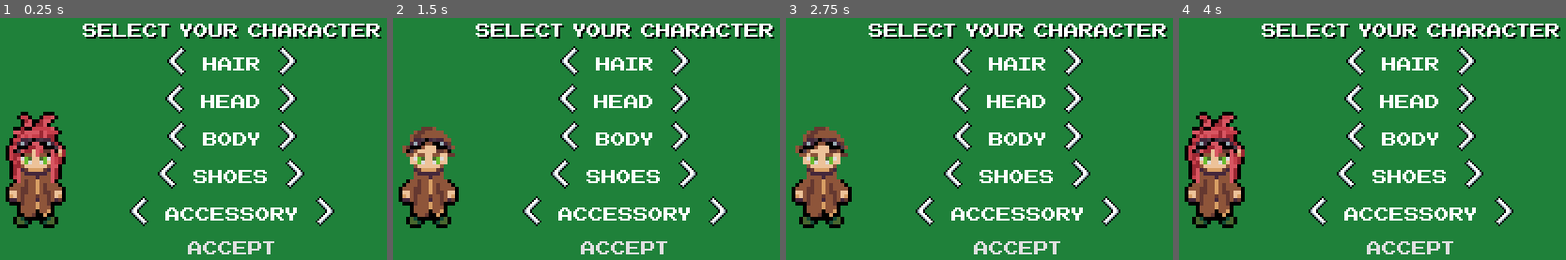
Above: before the commit, frames 1-4 (left to right).
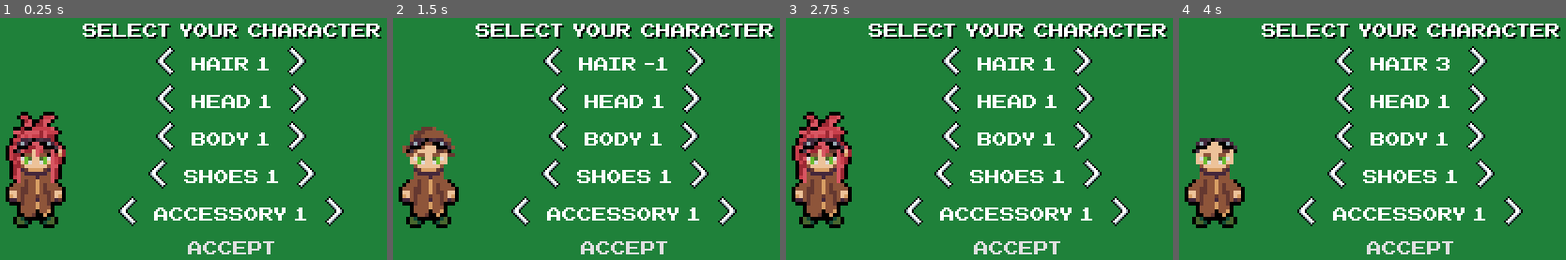
Above: after the commit, the same moments.

Repository: Morphclue/evo-world
Game: Godot game, scene res://menus/characterSelection.tscn
Same seed, same stepped clock (60 frames per second), same inputs: the game is played once before the commit and once after it. This scene is started directly instead of the project's main scene.
Inputs (mouse positions are in pixels of both pictures, inside the frame that each line leads up to):
- Up to frame 1 (0.25 s): no input
- Up to frame 2 (1.5 s): click (571, 61) at 0.52 s; click (563, 61) at 1.27 s
- Up to frame 3 (2.75 s): click (948, 61) at 2.02 s
- Up to frame 4 (4 s): click (1461, 61) at 2.77 s; click (1473, 61) at 3.52 s

The runs differ from the first frame. In frame 1, 8.7% of the frame differs, in the area x 30-89%, y 11-87%; in frame 2, 8.7%; in frame 3, 11%; in frame 4, 11%, in the area x 1-89%, y 11-87%.

Commit message:
feat: add numbers to selection

Diff:
--- a/menus/characterSelection.gd
+++ b/menus/characterSelection.gd
@@ -13,17 +13,20 @@
 	_initUI()
 
 
-func _initUI():
+func _initUI() -> void:
 	for sprite in sprites:
 		var hBox = HBoxContainer.new()
 		var leftButton = Button.new()
-		var label = Label.new()
+		var name = Label.new()
+		var number = Label.new()
 		var rightButton = Button.new()
 
 		hBox.alignment = HALIGN_CENTER
 
-		label.text = sprite
-		label.add_font_override("font", font)
+		name.text = sprite
+		number.text = '1'
+		name.add_font_override("font", font)
+		number.add_font_override("font", font)
 
 		leftButton.icon = leftArrow
 		rightButton.icon = rightArrow
@@ -34,11 +37,12 @@
 		leftButton.set("custom_styles/focus", StyleBoxEmpty.new())
 		rightButton.set("custom_styles/focus", StyleBoxEmpty.new())
 
-		leftButton.connect("pressed", self, "_on_button_pressed", [label.text, -1])
-		rightButton.connect("pressed", self, "_on_button_pressed", [label.text, 1])
+		leftButton.connect("pressed", self, "_on_button_pressed", [name, number, -1])
+		rightButton.connect("pressed", self, "_on_button_pressed", [name, number, 1])
 
 		hBox.add_child(leftButton)
-		hBox.add_child(label)
+		hBox.add_child(name)
+		hBox.add_child(number)
 		hBox.add_child(rightButton)
 		vBoxContainer.add_child(hBox)
 
@@ -52,6 +56,7 @@
 	vBoxContainer.add_child(acceptButton)
 
 
-func _on_button_pressed(_text: String, _value: int) -> void:
-	player.currentSprite[_text] += _value
+func _on_button_pressed(_name: Label, _number: Label, _value: int) -> void:
+	player.currentSprite[_name.text] += _value
 	player.set_sprites()
+	_number.text = str(player.currentSprite[_name.text] + 1)
--- a/player/player.gd
+++ b/player/player.gd
@@ -26,11 +26,17 @@
 
 
 func set_sprites():
-	hairSprite.texture = sprites.hair[currentSprite.Hair % sprites.hair.size()]
+	currentSprite.Hair = currentSprite.Hair % sprites.hair.size()
+	currentSprite.Head = 0
+	currentSprite.Body = currentSprite.Body % sprites.body.size()
+	currentSprite.Shoes = currentSprite.Shoes % sprites.shoes.size()
+	currentSprite.Accessory = currentSprite.Accessory % sprites.accessory.size()
+
+	hairSprite.texture = sprites.hair[currentSprite.Hair]
 	headSprite.texture = sprites.head
-	bodySprite.texture = sprites.body[currentSprite.Body % sprites.body.size()]
-	shoesSprite.texture = sprites.shoes[currentSprite.Shoes % sprites.shoes.size()]
-	accessorySprite.texture = sprites.accessory[currentSprite.Accessory % sprites.accessory.size()]
+	bodySprite.texture = sprites.body[currentSprite.Body]
+	shoesSprite.texture = sprites.shoes[currentSprite.Shoes]
+	accessorySprite.texture = sprites.accessory[currentSprite.Accessory]
 
 
 func _physics_process(delta):
